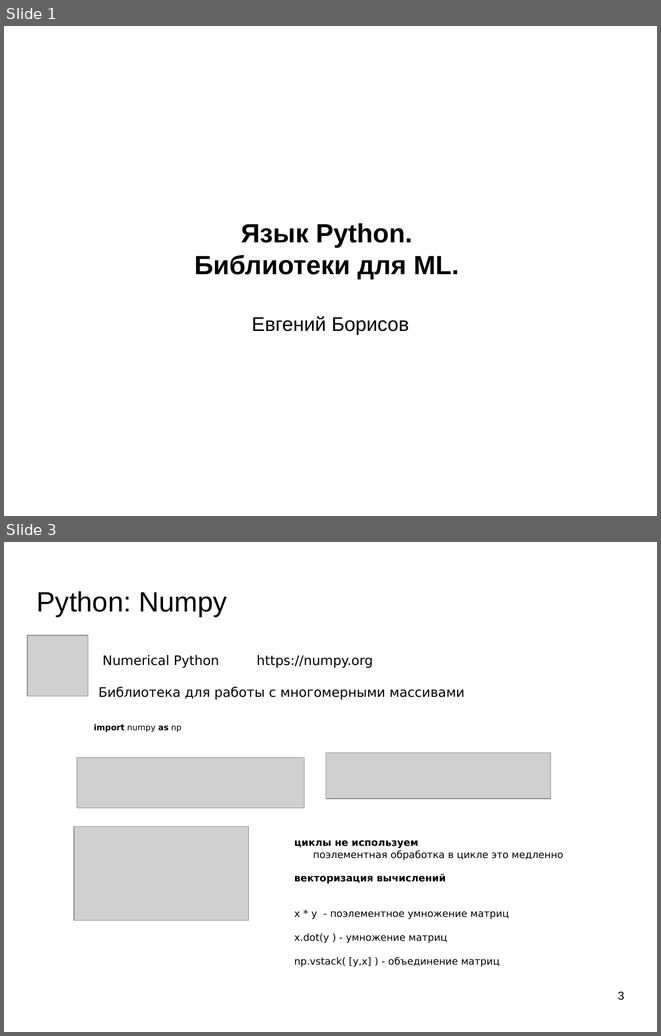
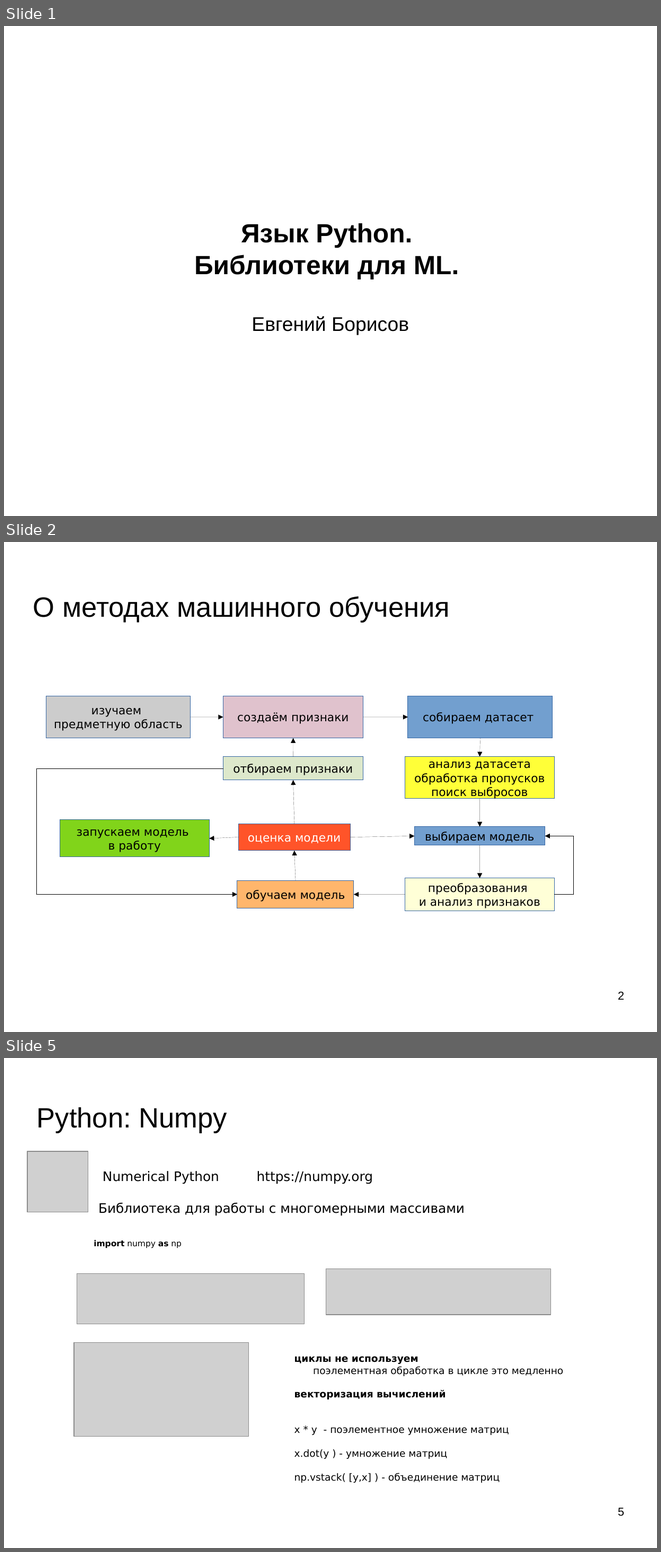
Before and after one commit to mechanoid5/ml_lectorium_2023_I, a slide deck: 02d-python-libs.odp. Shown one above the other, each under a label of ours: slides 1 and 3 before the commit, slides 1, 2 and 5 after it; the slides between them are not shown. The pictures are 661x1036 and 661x1552 pixels, drawn with LibreOffice and Linux fonts; fonts in the diff are those of the drawing; grey boxes stand for pictures; background and template pictures are left out. Boxes give left, top, right and bottom in pixels: in the first picture for what was removed or moved away, otherwise in the second. Text is boxed around its words. In the diff, an @@ line names an element or a change of style, - is before the commit and + after.

```diff
--- a/02d-python-libs.odp
+++ b/02d-python-libs.odp
@@ slide 2 added at <box>4,542,657,1032</box>, background picture (left out) @@
@@ title added at <box>33,596,450,622</box>, 33.9 pt, text #000000 @@
+О методах машинного обучения
@@ rectangle added at <box>46,696,191,738</box>, fill #CCCCCC, outline #3465A4 0 pt, 14 pt, text #000000 @@
+изучаем
+предметную область
@@ rectangle added at <box>223,696,363,738</box>, fill #E0C2CD, outline #3465A4 0 pt, 14 pt, text #000000 @@
+создаём признаки
@@ rectangle added at <box>408,696,553,738</box>, fill #729FCF, outline #3465A4 0 pt, 14 pt, text #000000 @@
+собираем датасет
@@ arrow added from (191, 717) to (223, 717), #000000 0 pt @@
@@ arrow added from (363, 717) to (408, 717), #000000 0 pt @@
@@ arrow added from (293, 757) to (293, 738), #000000 0 pt @@
@@ arrow added from (480, 738) to (480, 757), #000000 0 pt @@
@@ rectangle added at <box>223,757,363,779</box>, fill #DDE8CB, outline #3465A4 0 pt, 14 pt, text #000000 @@
+отбираем признаки
@@ rectangle added at <box>405,757,555,799</box>, fill #FFFF38, outline #3465A4 0 pt, 14 pt, text #000000 @@
+анализ датасета
+обработка пропусков
+поиск выбросов
@@ elbow arrow added from (223, 768) to (237, 894), #000000 0 pt @@
@@ arrow added from (294, 823) to (293, 780), #000000 0 pt @@
@@ arrow added from (480, 799) to (480, 827), #000000 0 pt @@
@@ rectangle added at <box>60,820,209,857</box>, fill #81D41A, outline #3465A4 0 pt, 14 pt, text #000000 @@
+запускаем модель
+в работу
@@ rectangle added at <box>239,823,351,850</box>, fill #FF5429, outline #3465A4 0 pt, 14 pt, text #FFFFFF @@
+оценка модели
@@ rectangle added at <box>415,827,545,845</box>, fill #729FCF, outline #3465A4 0 pt, 14 pt, text #000000 @@
+выбираем модель
@@ arrow added from (239, 837) to (209, 838), #000000 0 pt @@
@@ arrow added from (351, 837) to (415, 836), #000000 0 pt @@
@@ elbow arrow added from (555, 894) to (545, 836), #000000 0 pt @@
@@ arrow added from (296, 880) to (294, 850), #000000 0 pt @@
@@ arrow added from (480, 845) to (480, 878), #000000 0 pt @@
@@ rectangle added at <box>237,880,354,908</box>, fill #FFB66C, outline #3465A4 0 pt, 14 pt, text #000000 @@
+обучаем модель
@@ rectangle added at <box>405,878,555,910</box>, fill #FFFFD7, outline #3465A4 0 pt, 14 pt, text #000000 @@
+преобразования
+и анализ признаков
@@ arrow added from (405, 894) to (354, 894), #000000 0 pt @@
@@ page number added at <box>618,991,624,999</box>, 14 pt, text #000000 @@
+2
@@ what was slide 3 is now slide 5 @@
@@ page number at <box>618,1507,624,1516</box>: text changed @@
-3
+5
```
Also in this commit, not shown: 4 slides changed, 1 other slide added.
